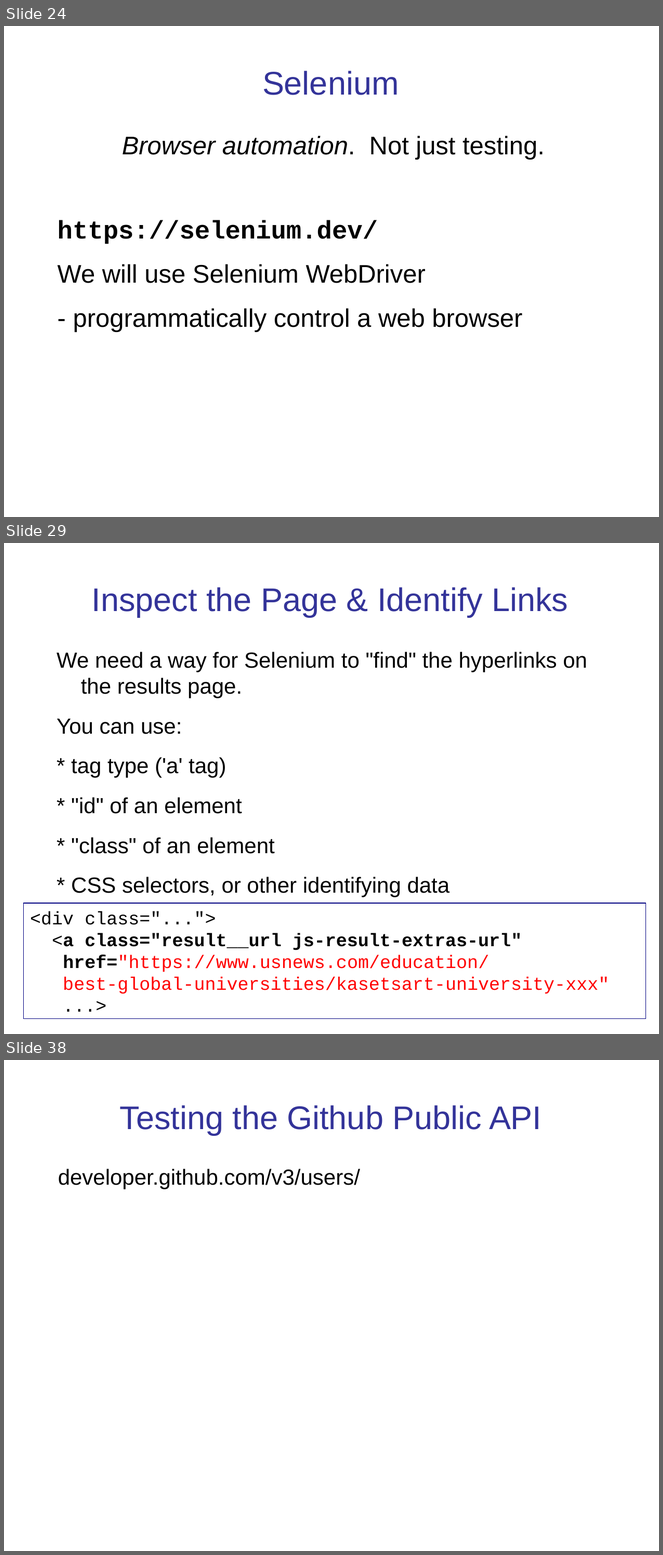
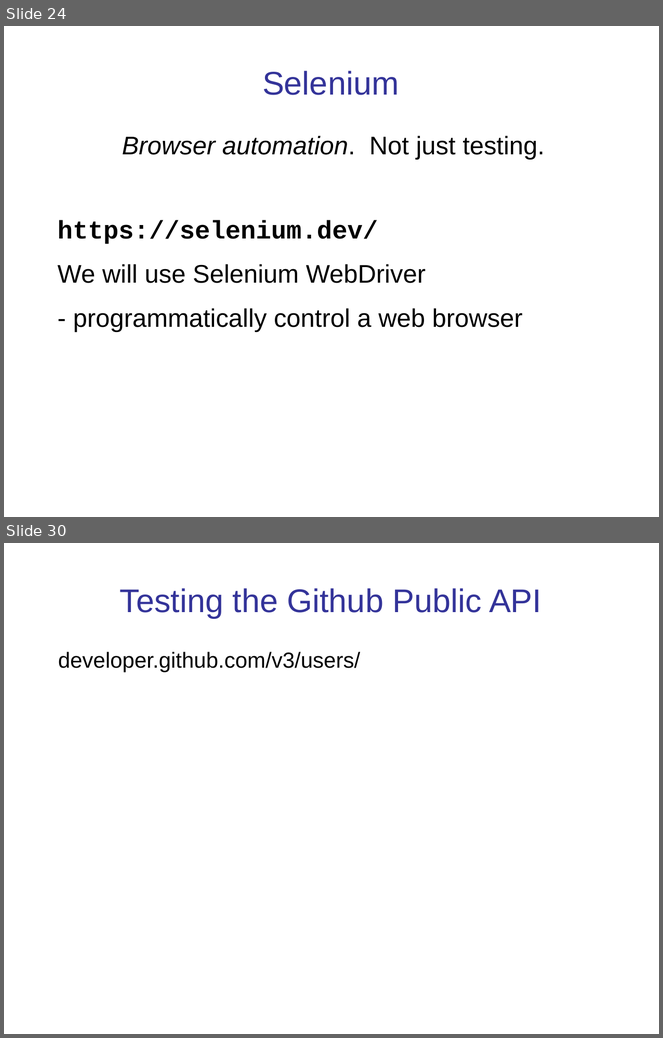
Before and after one commit to cpske/ISP, a slide deck: testing/WebTesting.ppt. Shown one above the other, each under a label of ours: slides 24, 29 and 38 before the commit, slides 24 and 30 after it; the slides between them are not shown. The pictures are 663x1555 and 663x1038 pixels, drawn with LibreOffice and Linux fonts; fonts in the diff are those of the drawing. Boxes give left, top, right and bottom in pixels: in the first picture for what was removed or moved away, otherwise in the second. Text is boxed around its words. In the diff, an @@ line names an element or a change of style, - is before the commit and + after.

Commit message:
Separate selenium practice into separate file

```diff
--- a/testing/WebTesting.ppt
+++ b/testing/WebTesting.ppt
@@ slide 29 removed at (x1=4, y1=543, x2=659, y2=1034), background #FFFFFF @@
@@ title removed at (x1=92, y1=587, x2=568, y2=617) @@
-Inspect the Page & Identify Links
@@ text removed at (x1=57, y1=652, x2=587, y2=898) @@
-We need a way for Selenium to "find" the hyperlinks on the results page.
-You can use:
-* tag type ('a' tag)
-* "id" of an element
-* "class" of an element
-* CSS selectors, or other identifying data
@@ rectangle removed at (x1=24, y1=903, x2=646, y2=1019) @@
-<div class="...">
-<a class="result__url js-result-extras-url"
-href="https://www.usnews.com/education/
-best-global-universities/kasetsart-university-xxx"
-...>
@@ what was slide 38 is now slide 30 @@
```
Also in this commit, not shown: 8 slides changed, 3 slides added, 10 other slides removed, 5 other files.
